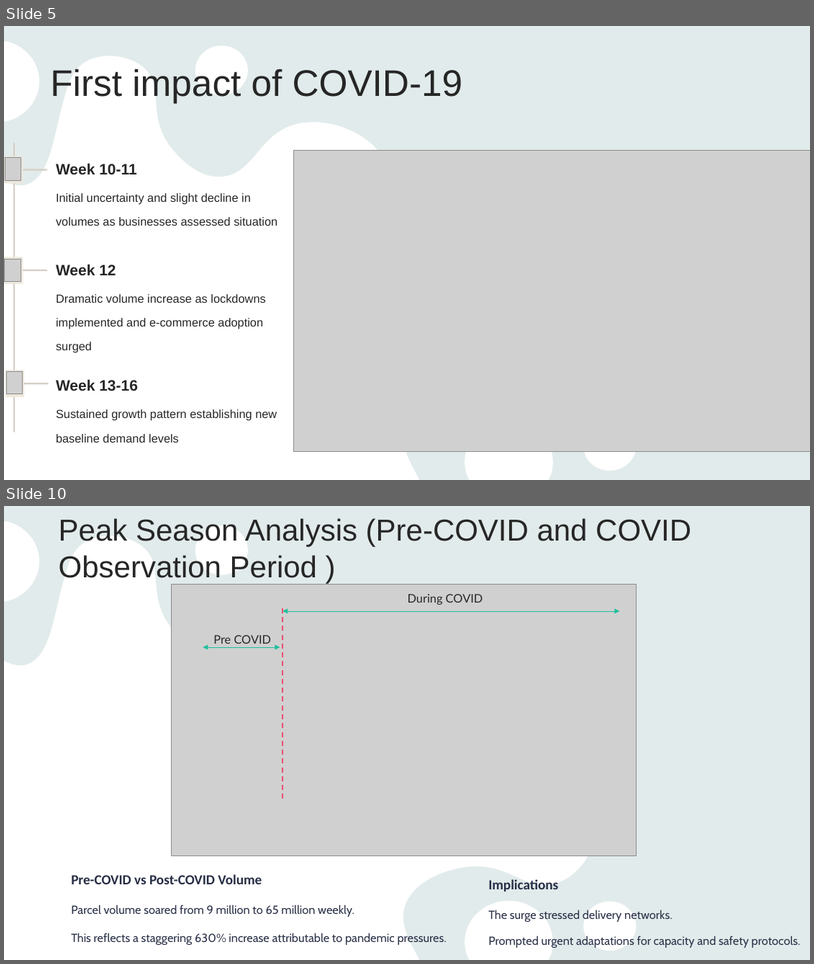
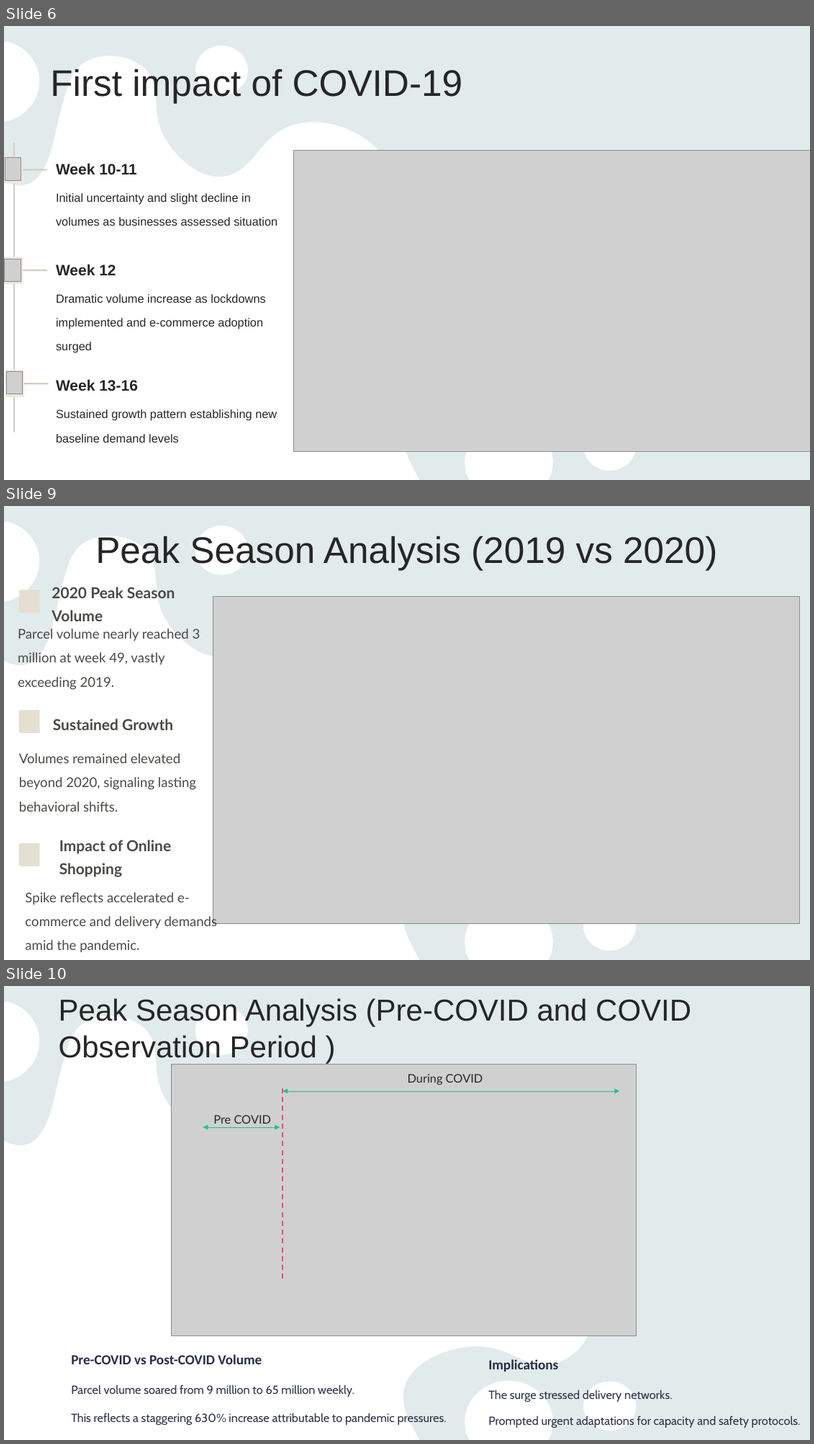
Before and after one commit to anhquanbui/finalprojectg7, a slide deck: Project.pptx. Shown one above the other, each under a label of ours: slides 5 and 10 before the commit, slides 6, 9 and 10 after it; the slides between them are not shown. The pictures are 814x964 and 814x1444 pixels, drawn with LibreOffice and Linux fonts; fonts in the diff are those of the drawing; grey boxes stand for pictures. Boxes give left, top, right and bottom in pixels: in the first picture for what was removed or moved away, otherwise in the second. Text is boxed around its words. In the diff, an @@ line names an element or a change of style, - is before the commit and + after.

```diff
--- a/Project.pptx
+++ b/Project.pptx
@@ slide 9 added at [4,506,810,960], background #E9F3F3; not listed: 2 template elements that a slide beside it also shows @@
@@ text added at [95,536,718,570], 44 pt, text #262626 @@
+Peak Season Analysis (2019 vs 2020)
@@ rounded rectangle added at [19,590,40,613], fill #E5DFD2 @@
@@ text added at [52,587,175,621], 18 pt, text #4A4A45, bold @@
+2020 Peak Season Volume
@@ picture added at [214,596,800,923] @@
@@ text added at [18,628,201,690], 16 pt, text #4A4A45 @@
+Parcel volume nearly reached 3 million at week 49, vastly exceeding 2019.
@@ rounded rectangle added at [19,710,40,733], fill #E5DFD2 @@
@@ text added at [53,718,173,730], 18 pt, text #4A4A45, bold @@
+Sustained Growth
@@ text added at [19,753,196,811], 16 pt, text #4A4A45 @@
+Volumes remained elevated beyond 2020, signaling lasting behavioral shifts.
@@ rounded rectangle added at [19,843,40,866], fill #E5DFD2 @@
@@ text added at [59,839,171,877], 18 pt, text #4A4A45, bold @@
+Impact of Online Shopping
@@ text added at [25,892,218,952], 16 pt, text #4A4A45 @@
+Spike reflects accelerated e-commerce and delivery demands amid the pandemic.
@@ what was slide 5 is now slide 6 @@
```
Also in this commit, not shown: 4 slides changed, 5 other slides added, 6 slides removed.
